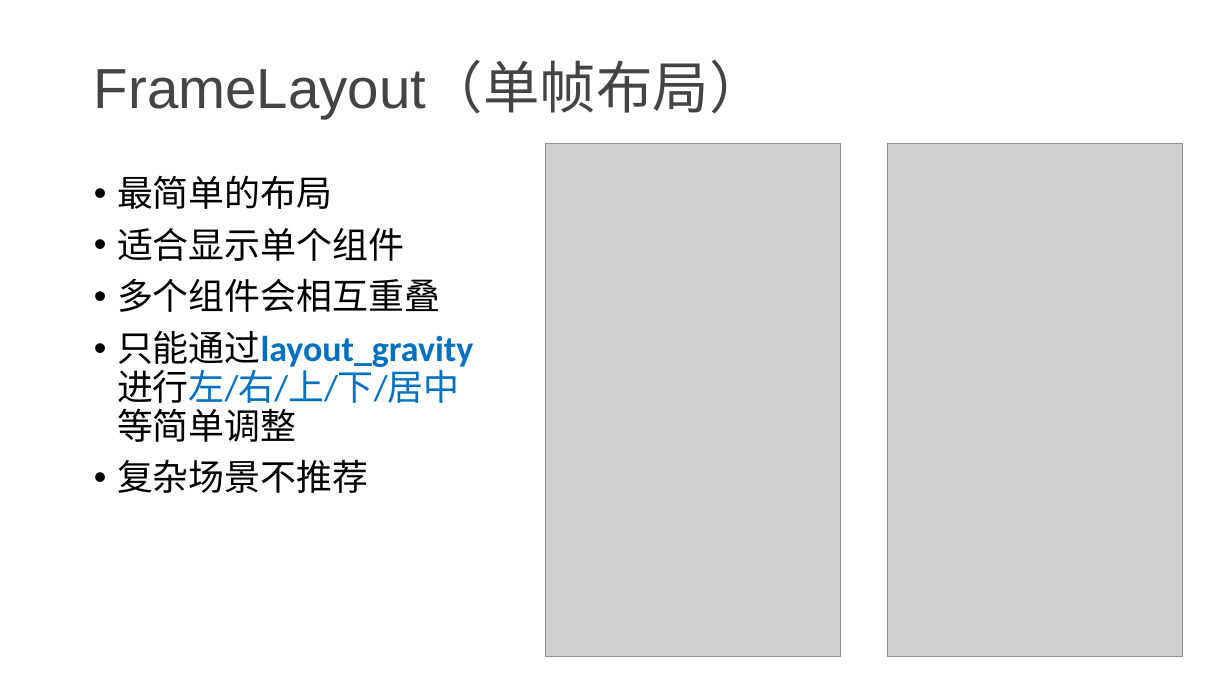
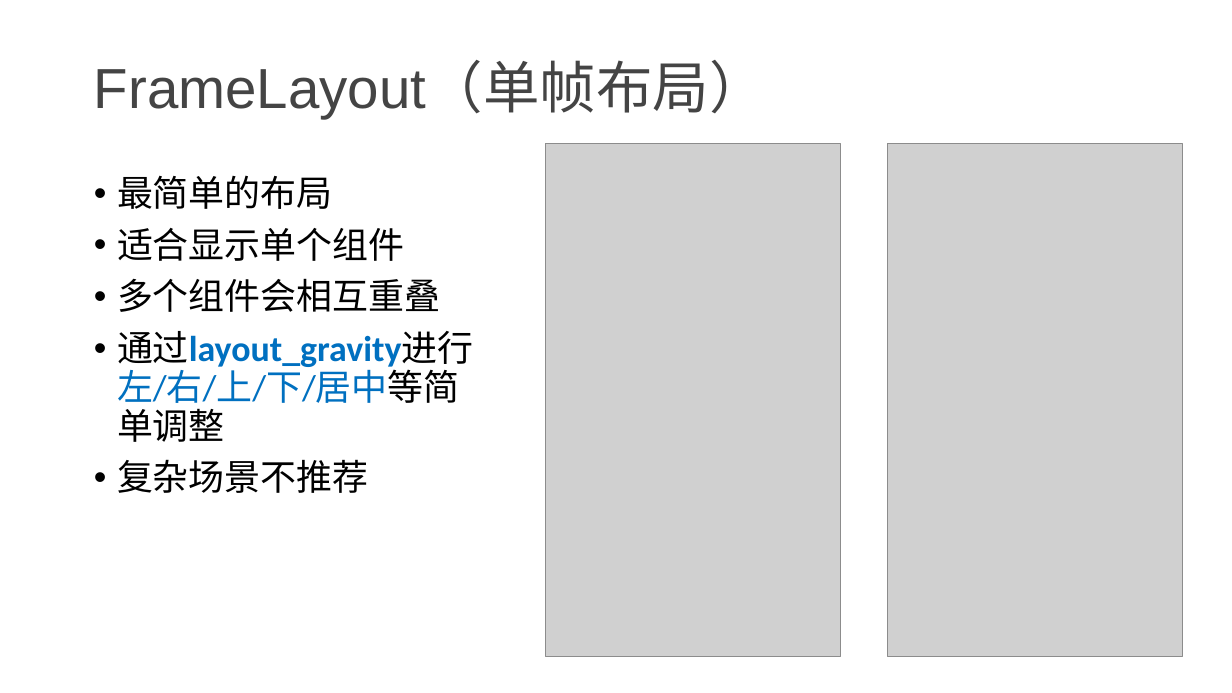
Before and after one commit to tanglw2020/android-class, a slide deck: slide 5 of android layouts.pptx. Drawn at 1232x693 pixels with LibreOffice and Linux fonts; fonts in the diff are those of the drawing; grey boxes stand for pictures. Boxes give left, top, right and bottom in pixels: in the first picture for what was removed or moved away, otherwise in the second. Text is boxed around its words. In the diff, an @@ line names an element or a change of style, - is before the commit and + after.

```diff
--- a/android layouts.pptx
+++ b/android layouts.pptx
@@ text at [117, 331, 473, 442]: text changed @@
-• 只能通过layout_gravity进行左/右/上/下/居中等简单调整
+• 通过layout_gravity进行左/右/上/下/居中等简单调整
```
Also in this commit, not shown: 4 other slides changed, 2 other files.
